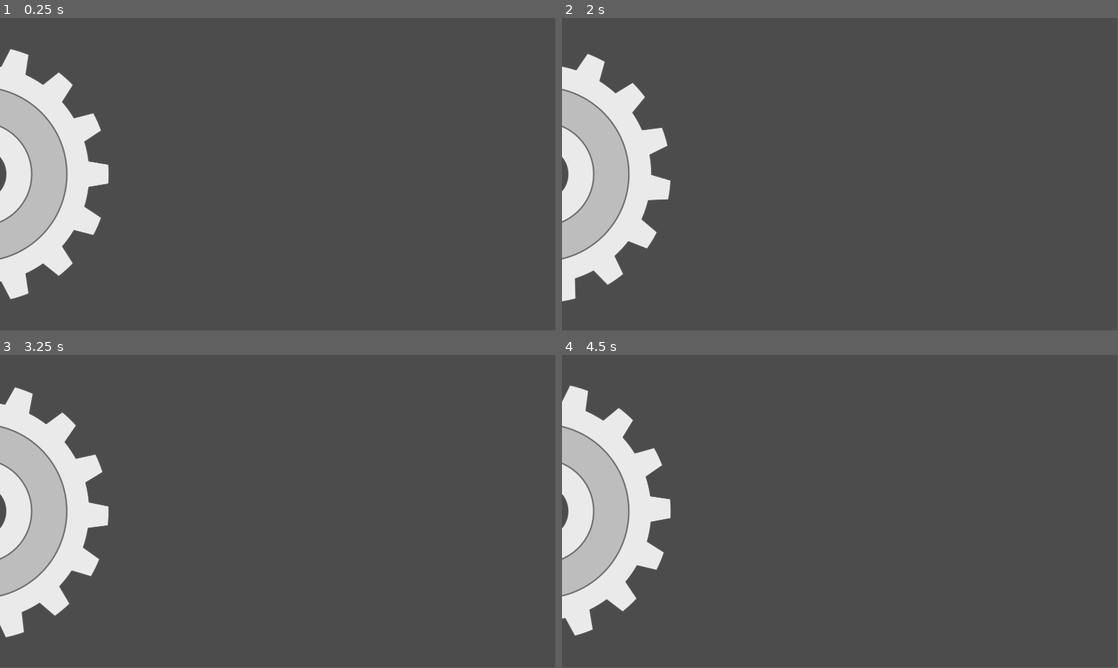
Above: before the commit, frames 1-4 (two rows, left to right).
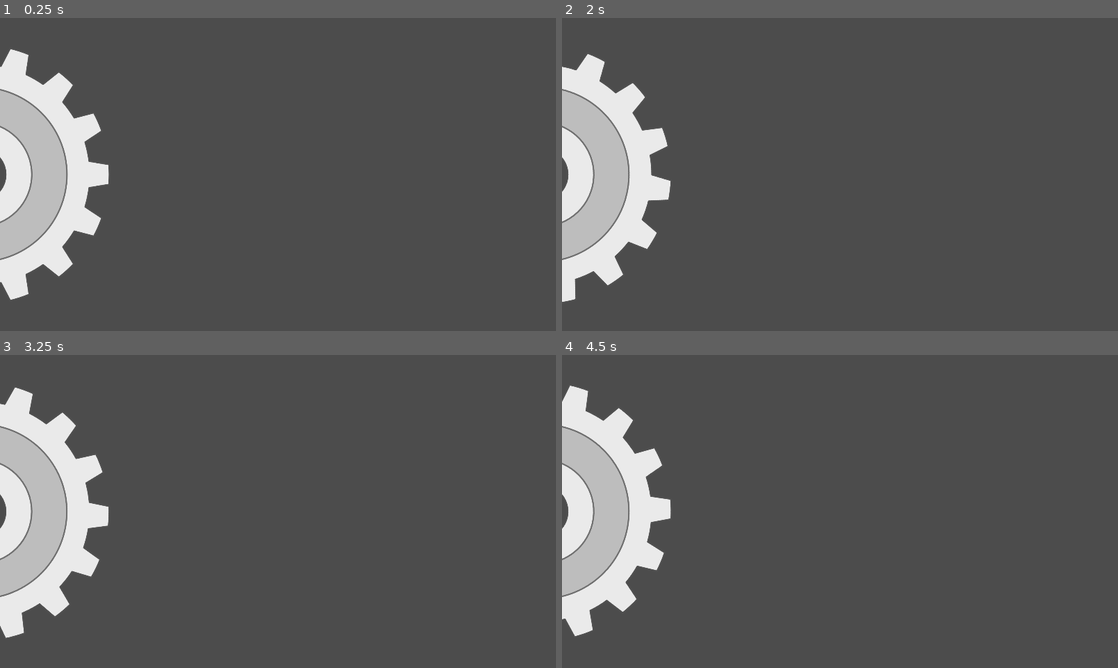
Above: after the commit, the same moments.

Repository: PureStream/avl-battleship
Game: Godot game, scene res://Scenes/MainMenu.tscn
Two runs of this game, one before a commit and one after it. Both use one fixed random seed, a clock stepped at 60 frames per second and the inputs below.
Inputs:
- Up to frame 1 (0.25 s): no input
- Up to frame 2 (2 s): tap Enter at 0.5 s; hold Up (ui_up) 0.53-1.28 s; hold Down (ui_down) from 1.28 s (still down)
- Up to frame 3 (3.25 s): release Down (ui_down) at 2.03 s; hold Up (ui_up) from 2.03 s (still down)
- Up to frame 4 (4.5 s): release Up (ui_up) at 3.53 s; hold Down (ui_down) from 3.53 s (still down)
In our replay, the window is 799x449 before the commit and 800x450 after it. These sizes can differ from the game's own. Grey fills any space a smaller window leaves; there, only what the larger window draws over its background counts as a difference.

The runs differ from the first frame. In frame 1, 0.3% of the frame differs, in the area x 0-20%, y 10-90%; in frame 2, 0.3%; in frame 3, 0.3%; in frame 4, 0.3%.
Error in both runs: Trying to assign value of type 'Node2D' to a variable of type 'MenuButton'. (res://Scenes/MainButtonsController.gd:23)

Commit message:
window scaling thing

Diff:
--- a/Fonts/testFont.tres
+++ /dev/null
@@ -1,4 +0,0 @@
-[gd_resource type="DynamicFontData" format=2]
-
-[resource]
-font_path = "res://palabi.ttf"
--- /dev/null
+++ b/Fonts/test_font.tres
@@ -0,0 +1,7 @@
+[gd_resource type="DynamicFont" load_steps=2 format=2]
+
+[ext_resource path="res://Fonts/pala.ttf" type="DynamicFontData" id=1]
+
+[resource]
+size = 72
+font_data = ExtResource( 1 )
--- a/Scenes/MenuButton.tscn
+++ b/Scenes/MenuButton.tscn
@@ -1,12 +1,7 @@
-[gd_scene load_steps=4 format=2]
+[gd_scene load_steps=3 format=2]
 
 [ext_resource path="res://Scenes/MenuButton.gd" type="Script" id=1]
-[ext_resource path="res://Fonts/testFont.tres" type="DynamicFontData" id=2]
-
-[sub_resource type="DynamicFont" id=1]
-size = 72
-use_filter = true
-font_data = ExtResource( 2 )
+[ext_resource path="res://Fonts/test_font.tres" type="DynamicFont" id=2]
 
 [node name="ButtonRoot" type="Node2D"]
 script = ExtResource( 1 )
@@ -25,7 +20,7 @@
 [node name="BtnLabel" type="Label" parent="MenuButton"]
 anchor_right = 1.0
 anchor_bottom = 1.0
-custom_fonts/font = SubResource( 1 )
+custom_fonts/font = ExtResource( 2 )
 text = "This is a button"
 align = 1
 valign = 1
--- a/project.godot
+++ b/project.godot
@@ -22,6 +22,8 @@
 
 window/size/width=1920
 window/size/height=1080
+window/stretch/mode="2d"
+window/stretch/aspect="keep"
 
 [input]
 
